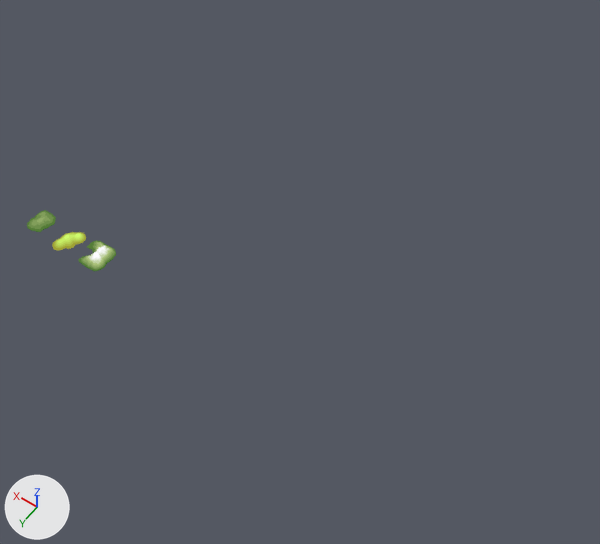
Before and after pictures for a commit that changed the Blender file Blender Files/Layered_Islands.blend.
One viewpoint serves both versions: a camera (50 mm lens) standing at (-126.9, 77.4, 161.6) and looking at (-47.8, -33.3, -12.3). Arrows for +X, +Y and +Z are at lower left; the lights stay in place.

In view in the first picture: 'Island.1', 'Island.2', 'island.3'.
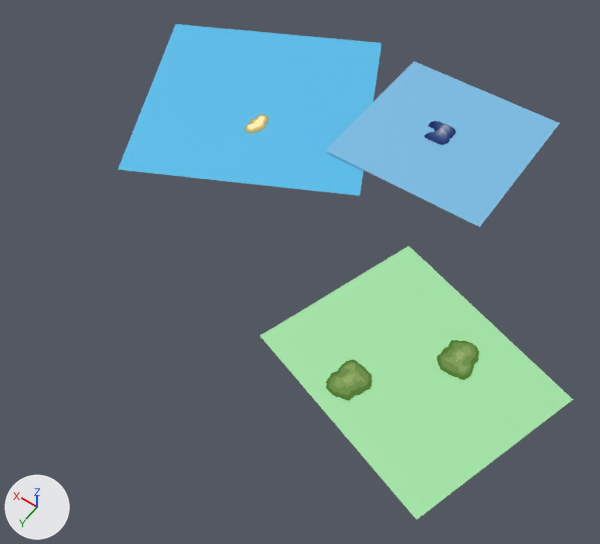
Edits to the bpy script that builds the scene:
```text
Change mat_island_mountain:
    where n4 = _N.new('ShaderNodeValToRGB'); n4.name = 'ColorRamp'
    add n4.color_ramp.interpolation = 'EASE'
    remove n4.color_ramp.elements[0].position = 0.0; n4.color_ramp.elements[0].color = (0.0133, 0.12, 0.0, 1.0)
    remove _e = n4.color_ramp.elements.new(0.264); _e.color = (0.427, 0.56, 0.206, 1.0)
    remove _e = n4.color_ramp.elements.new(0.432); _e.color = (0.98, 0.985, 1.0, 1.0)
    add n4.color_ramp.elements[0].position = 0.0; n4.color_ramp.elements[0].color = (0.0133, 0.017, 0.111, 1.0)
    add _e = n4.color_ramp.elements.new(0.176); _e.color = (0.031, 0.0651, 0.203, 1.0)
    add _e = n4.color_ramp.elements.new(0.978); _e.color = (1.0, 1.0, 1.0, 1.0)
Change mat_island_desert:
    where n4 = _N.new('ShaderNodeValToRGB'); n4.name = 'ColorRamp'
    add n4.color_ramp.interpolation = 'EASE'
    remove n4.color_ramp.elements[0].position = 0.0; n4.color_ramp.elements[0].color = (0.347, 0.359, 0.0343, 1.0)
    remove _e = n4.color_ramp.elements.new(0.259); _e.color = (0.632, 1.0, 0.156, 1.0)
    add n4.color_ramp.elements[0].position = 0.0; n4.color_ramp.elements[0].color = (0.466, 0.367, 0.119, 1.0)
    add _e = n4.color_ramp.elements.new(0.0761); _e.color = (0.591, 0.48, 0.203, 1.0)
    add _e = n4.color_ramp.elements.new(0.167); _e.color = (1.0, 0.867, 0.446, 1.0)
Add me_plane_007:
    me_plane_007.from_pydata([(-1.0, -1.0, 0.0), (1.0, -1.0, 0.0), (-1.0, 1.0, 0.0), (1.0, 1.0, 0.0)], [], [(0, 1, 3, 2)])
    me_plane_007.materials.append(mat_material_002)  # blue #7dbfe7
Add me_plane_006:
    me_plane_006.from_pydata([(-1.0, -1.0, 0.0), (1.0, -1.0, 0.0), (-1.0, 1.0, 0.0), (1.0, 1.0, 0.0)], [], [(0, 1, 3, 2)])
    me_plane_006.materials.append(mat_material_001)  # blue #57c1ef
Add me_plane_002:
    me_plane_002.from_pydata([(-1.0, -1.0, 0.0), (1.0, -1.0, 0.0), (-1.0, 1.0, 0.0), (1.0, 1.0, 0.0)], [], [(0, 1, 3, 2)])
    me_plane_002.materials.append(mat_material)  # green #a5e7a8
Change ob_island_1:
    ob_island_1.location: (10.3, 0.0, 0.0) -> (-80.5, -6.6, 0.0)
    ob_island_1.scale: (5.1, 5.1, 2.75) -> (7.25, 7.25, 3.9)
Change ob_island_2:
    ob_island_2.location: (-9.1, 0.0, 0.2) -> (-56.4, -88.8, 0.2)
Change ob_island_3:
    ob_island_3.location: (0.0, 0.7, 0.1) -> (-12.1, -62.3, 0.1)
    ob_island_3.rotation_euler: (0.0, 0.0, 0.0) -> (0.0, 0.0, -2.669)  # degrees (0, 0, 0) -> degrees (0, 0, -153)
Add ob_plane_002:
    ob_plane_002 = bpy.data.objects.new('Plane.002', me_plane_007)
    ob_plane_002.location = (-58.5, -88.2, 0.3)
    ob_plane_002.scale = (24.2, 24.2, 24.2)
Add ob_plane_001:
    ob_plane_001 = bpy.data.objects.new('Plane.001', me_plane_006)
    ob_plane_001.location = (-6.8, -70.1, -0.1)
    ob_plane_001.rotation_euler = (0.0, 0.0, -2.669)  # degrees (0, 0, -153)
    ob_plane_001.scale = (33.1, 33.1, 33.1)
Add ob_island_003:
    ob_island_003 = bpy.data.objects.new('Island.003', me_plane.copy())  # the mesh of ob_island_1
    ob_island_003.location = (-97.3, -26.0, 0.0)
    ob_island_003.rotation_euler = (0.0, 0.0, -2.979)  # degrees (0, 0, -171)
    ob_island_003.scale = (7.25, 7.25, 3.9)
Add ob_plane:
    ob_plane = bpy.data.objects.new('Plane', me_plane_002)
    ob_plane.location = (-89.9, -18.0, 0.1)
    ob_plane.rotation_euler = (0.0, 0.0, -0.313)  # degrees (0, 0, -18)
    ob_plane.scale = (27.4, 22.9, 8.64)
```

Changed parts and their boxes [x1, y1, x2, y2] in the pictures (600 x 544 px):
'Plane', added (green)
    after: [260, 246, 573, 520]
'Plane.001', added (blue)
    after: [118, 24, 382, 196]
'Plane.002', added (blue)
    after: [325, 61, 560, 227]
'Island.1', moved, rescaled (57% wider, 83% taller)
    before: [27, 210, 56, 232]
    after: [326, 360, 372, 401]
'Island.003', added
    after: [437, 340, 479, 380]
'Island.2', recoloured, moved
    before: [79, 240, 116, 271]
    after: [424, 121, 456, 145]
'island.3', recoloured, moved, turned
    before: [52, 232, 86, 251]
    after: [245, 115, 268, 133]
